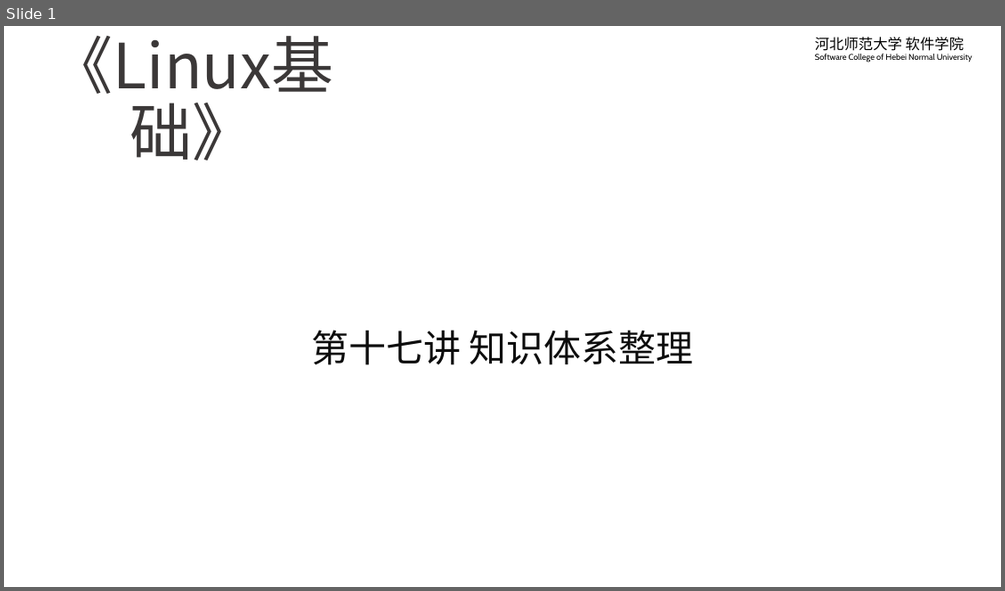
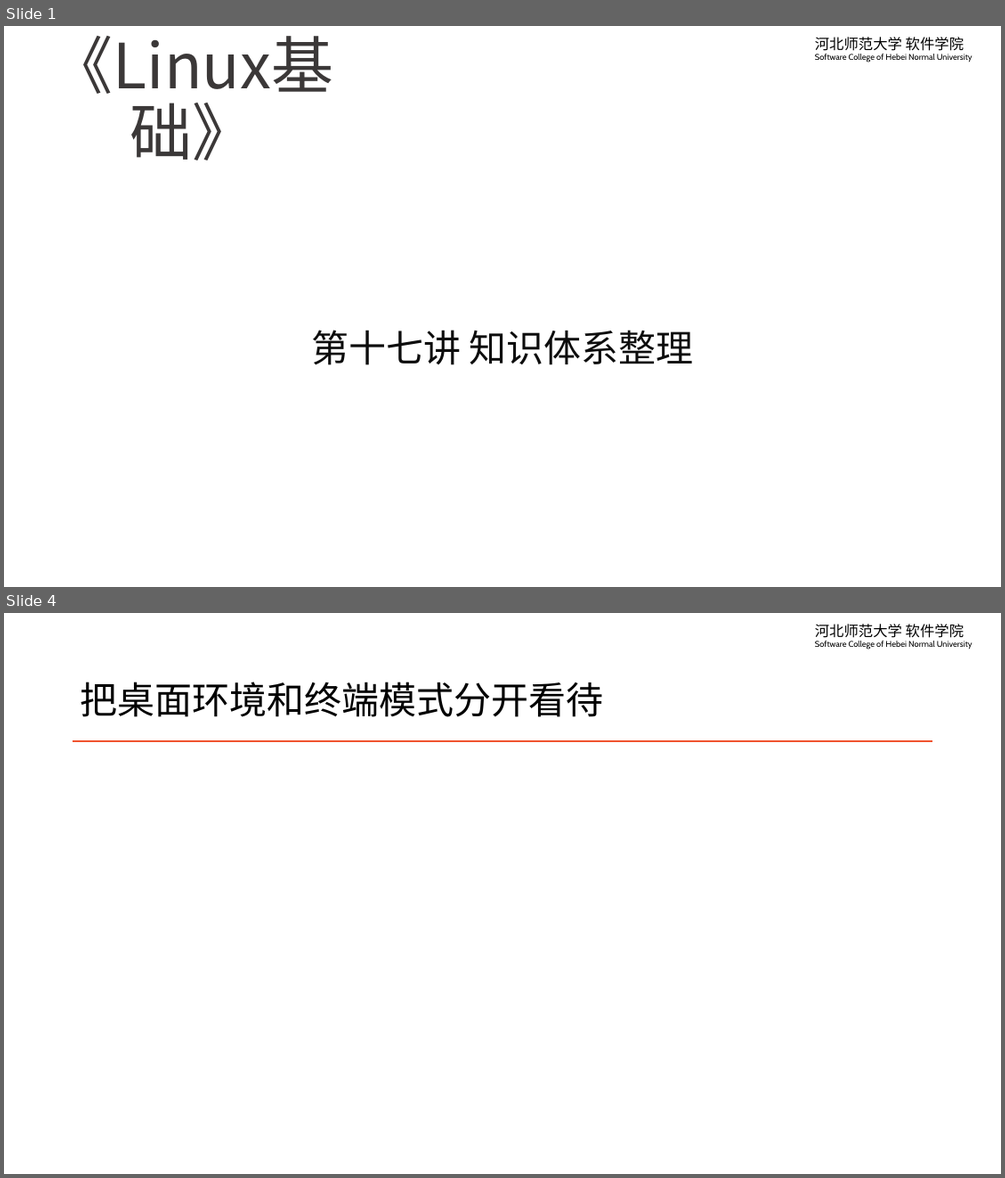
Before and after one commit to edu2act/course-linux-system, a slide deck: materials/slides/ch17-hierarchy.pptx. Shown one above the other, each under a label of ours: slide 1 before the commit, slides 1 and 4 after it; the slides between them are not shown. The pictures are 1005x591 and 1005x1178 pixels, drawn with LibreOffice and Linux fonts; fonts in the diff are those of the drawing; background and template pictures are left out. Boxes give left, top, right and bottom in pixels: in the first picture for what was removed or moved away, otherwise in the second. Text is boxed around its words. In the diff, an @@ line names an element or a change of style, - is before the commit and + after.

```diff
--- a/materials/slides/ch17-hierarchy.pptx
+++ b/materials/slides/ch17-hierarchy.pptx
@@ slide 4 added at box(4, 613, 1001, 1174), background #FFFFFF; not listed: 1 template element that a slide beside it also shows @@
@@ title added at box(80, 682, 603, 717), 36 pt, text #000000 @@
+把桌面环境和终端模式分开看待
@@ line added from (73, 742) to (933, 742), #F0532E 1.5 pt @@
```
Also in this commit, not shown: 1 slide changed, 2 other slides added, 6 other files.
